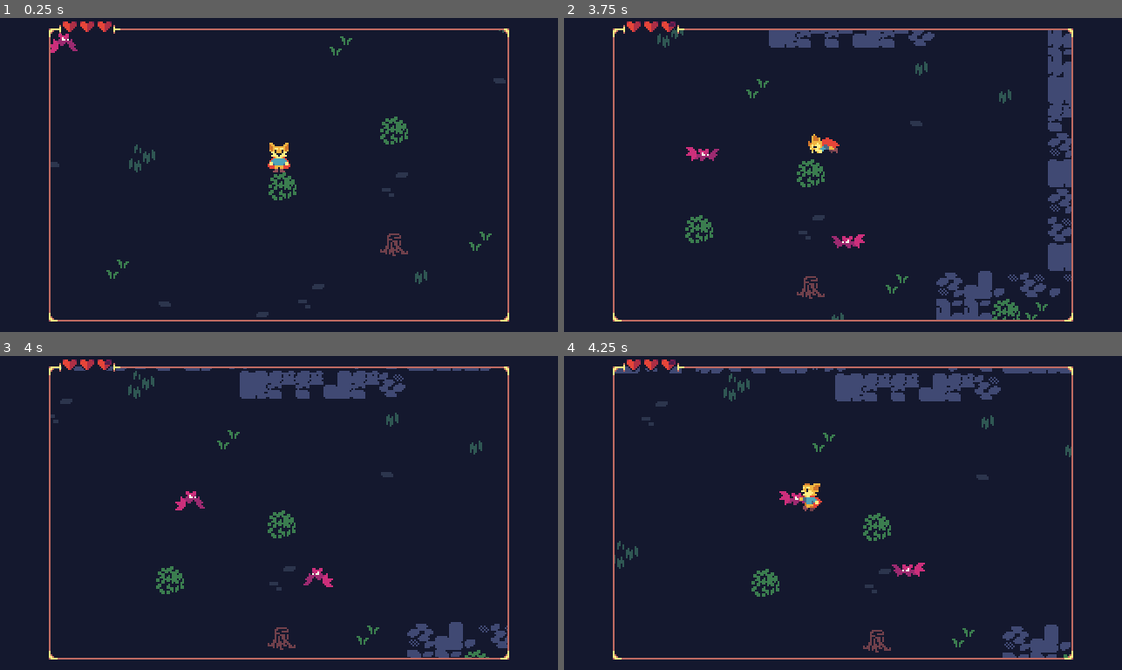
Above: before the commit, frames 1-4 (two rows, left to right).
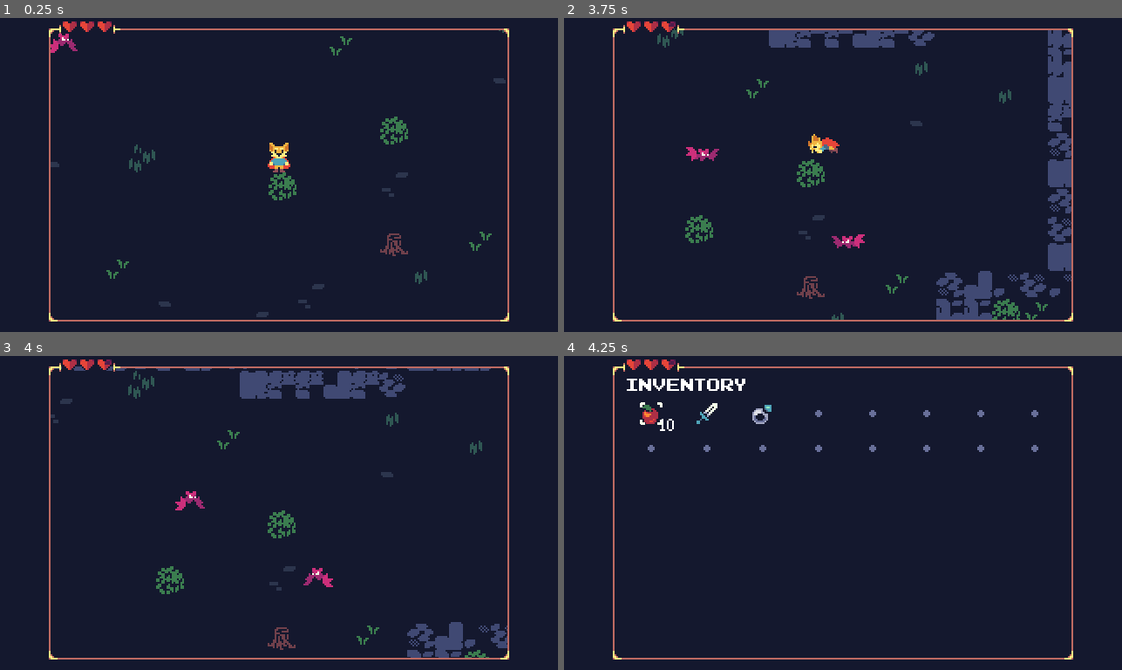
Above: after the commit, the same moments.

Repository: uheartbeast/retro-action-rpg
Game: Godot game, scene res://world.tscn
Two runs of this game, one before a commit and one after it. Both use one fixed random seed, a clock stepped at 60 frames per second and the inputs below.
Inputs:
- Up to frame 1 (0.25 s): no input
- Up to frame 2 (3.75 s): hold Right (move_right) 0.53-1.28 s; tap one key every 0.75 s from 0.6 s: Z (misc) X (roll) C (weapon) Z (misc) X (roll); hold Down (move_down) 1.28-2.03 s; hold Right (move_right) 2.03-2.78 s; hold Up (move_up) 2.78-3.53 s; hold Left (move_left) from 3.53 s (still down)
- Up to frame 3 (4 s): keep holding Left (move_left)
- Up to frame 4 (4.25 s): keep holding Left (move_left); tap Escape (pause) at 4.15 s

Frames 1-3 are identical in both runs. In frame 4, 5.6% of the frame differs, in the area x 9-91%, y 3-97%.

Commit message:
82 - Pause Screen

Diff:
--- a/ui/ui.gd
+++ b/ui/ui.gd
@@ -1,5 +1,19 @@
 class_name UI
 extends CanvasLayer
 
+@export var pause_manager: PauseManager
+
+@onready var pause: ColorRect = %Pause
+@onready var hero_inventory_manager: HeroInventoryManager = %HeroInventoryManager
+
 func _ready() -> void:
+	pause.hide()
 	show()
+	pause_manager.paused.connect(func():
+		pause.show()
+		hero_inventory_manager.grab_inventory_ui_focus()
+	)
+	pause_manager.unpaused.connect(func():
+		pause.hide()
+		hero_inventory_manager.release_focus()
+	)
--- a/ui/ui.tscn
+++ b/ui/ui.tscn
@@ -1,11 +1,42 @@
-[gd_scene load_steps=4 format=3 uid="uid://biejg0lcgkcc3"]
+[gd_scene load_steps=5 format=3 uid="uid://biejg0lcgkcc3"]
 
 [ext_resource type="Script" path="res://ui/ui.gd" id="1_sr0yi"]
+[ext_resource type="PackedScene" uid="uid://defwcwfjisq44" path="res://ui/hero_inventory_manager.tscn" id="2_ejqu0"]
 [ext_resource type="Texture2D" uid="uid://bdro7ony20hug" path="res://ui/frame.png" id="2_iiwxc"]
 [ext_resource type="PackedScene" uid="uid://pw41emmb5e0d" path="res://ui/health_ui.tscn" id="3_v4p5g"]
 
 [node name="UI" type="CanvasLayer"]
+process_mode = 3
 script = ExtResource("1_sr0yi")
+
+[node name="Pause" type="ColorRect" parent="."]
+unique_name_in_owner = true
+anchors_preset = 15
+anchor_right = 1.0
+anchor_bottom = 1.0
+grow_horizontal = 2
+grow_vertical = 2
+color = Color(0.0784314, 0.0941176, 0.180392, 1)
+
+[node name="VBoxContainer" type="VBoxContainer" parent="Pause"]
+layout_mode = 1
+anchors_preset = -1
+anchor_left = 0.0875
+anchor_top = 0.05
+anchor_right = 0.9125
+anchor_bottom = 0.966667
+grow_horizontal = 2
+grow_vertical = 2
+metadata/_edit_use_anchors_ = true
+
+[node name="MarginContainer" type="MarginContainer" parent="Pause/VBoxContainer"]
+layout_mode = 2
+theme_override_constants/margin_left = 8
+theme_override_constants/margin_right = 8
+
+[node name="HeroInventoryManager" parent="Pause/VBoxContainer/MarginContainer" instance=ExtResource("2_ejqu0")]
+unique_name_in_owner = true
+layout_mode = 2
 
 [node name="Frame" type="TextureRect" parent="."]
 anchors_preset = 15
--- a/world.tscn
+++ b/world.tscn
@@ -12,8 +12,9 @@
 script = ExtResource("1_bmmwn")
 current_level = NodePath("Level1")
 
-[node name="UI" parent="." instance=ExtResource("2_1usmh")]
+[node name="UI" parent="." node_paths=PackedStringArray("pause_manager") instance=ExtResource("2_1usmh")]
 visible = false
+pause_manager = NodePath("../PauseManager")
 
 [node name="CharacterCamera" type="Camera2D" parent="."]
 position_smoothing_enabled = true
--- a/world_systems/pause_manager.gd
+++ b/world_systems/pause_manager.gd
@@ -8,6 +8,8 @@
 	set(value):
 		is_paused = value
 		get_tree().paused = is_paused
+		if is_paused: paused.emit()
+		else: unpaused.emit()
 
 func _ready() -> void:
 	process_mode = PROCESS_MODE_ALWAYS
